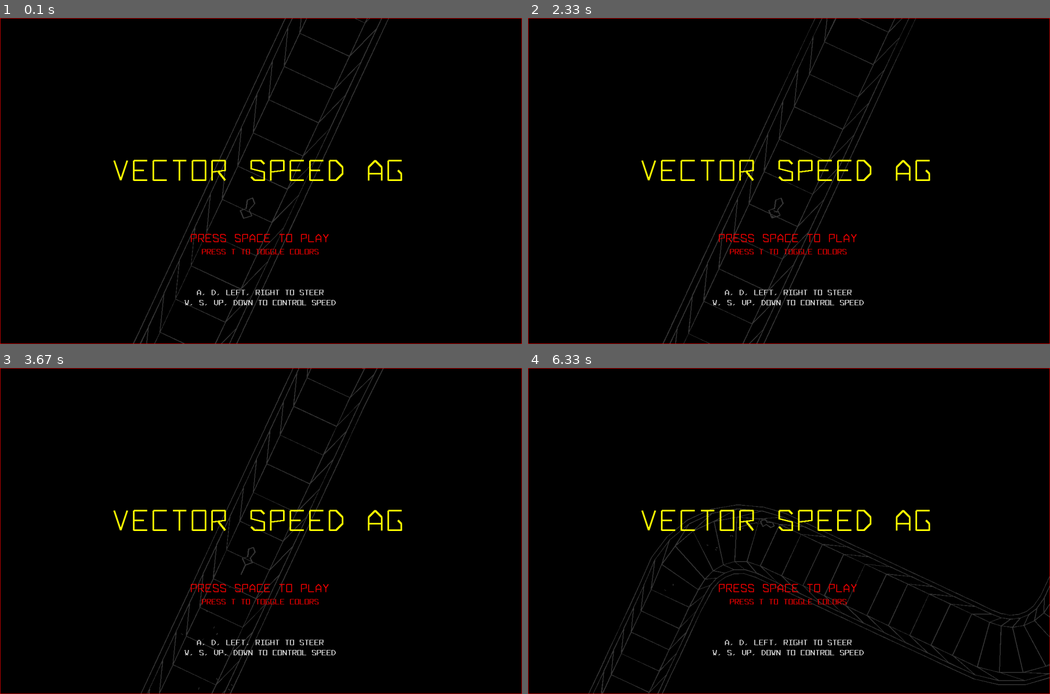
Above: before the commit, frames 1-4 (two rows, left to right).
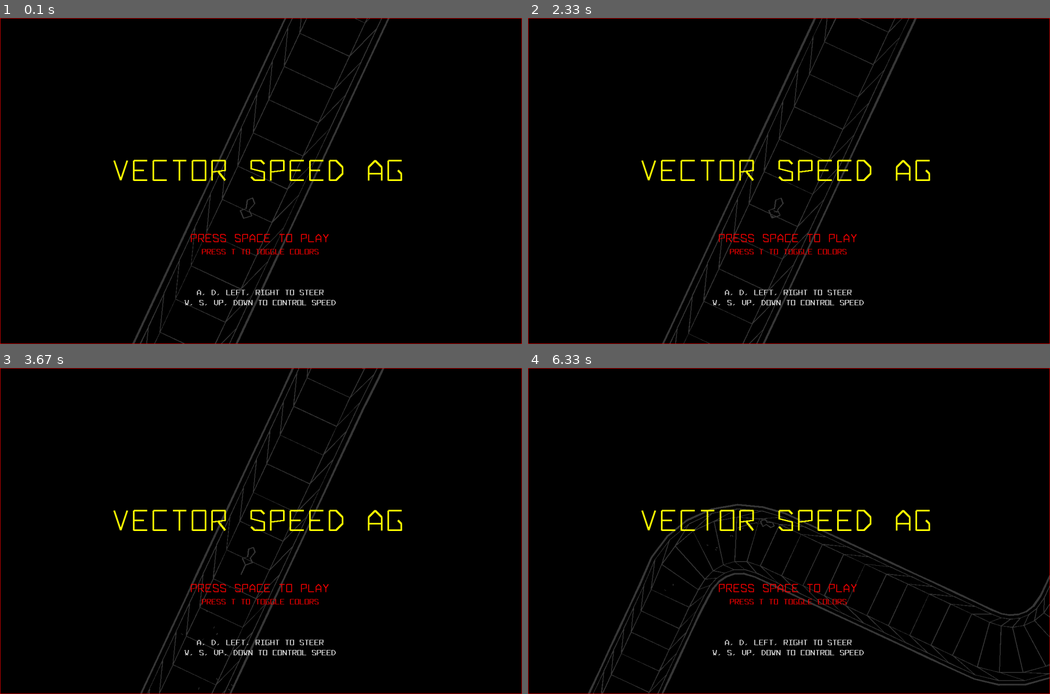
Above: after the commit, the same moments.

Repository: icedman/pygame_vector_speed
Game: pygame game, started from main.py
The game is run twice, just before and just after one commit, with the same random seed, the same clock (stepped at 60 frames per second) and the same inputs.
Inputs:
- Up to frame 1 (0.1 s): no input
- Up to frame 2 (2.33 s): hold Right 0.33-0.8 s; hold Up 0.83-1.3 s; hold Right 1.33-1.8 s; hold Left from 1.83 s (still down)
- Up to frame 3 (3.67 s): release Left at 2.37 s; hold Down 2.4-2.87 s; hold Left 2.9-3.37 s; hold Up from 3.4 s (still down)
- Up to frame 4 (6.33 s): release Up at 3.87 s; hold Right 3.9-4.53 s; hold Down 4.57-5.03 s; hold Left 5.07-5.53 s; hold Right 5.57-6.03 s; hold Up from 6.07 s (still down)

The runs differ from the first frame. In frame 1, 0.5% of the frame differs, in the area x 25-75%, y 0-100%; in frame 2, 0.5%; in frame 3, 0.5%; in frame 4, 0.8%, in the area x 11-100%, y 41-100%.

Commit message:
add overshoot (escape from collision detections) safety net

Diff:
--- a/demo.py
+++ b/demo.py
@@ -9,14 +9,121 @@
 from track import *
 
 
-class DemoScene(Scene):
-    track = TrackGenerator()
+class Frame(Scene):
+    ticks = 0
+    frameTicks = 0
+    text = ""
+    start = None
+    length = 2000
+    opts = None
+
+    def __init__(self, length, text="", start=None, opts=None):
+        _ = self
+        _.ticks = 0
+        _.frameTicks = 0
+        _.length = length
+        if text != None:
+            _.text = text
+        if start != None:
+            _.start = start
 
     def onEnter(self):
         pass
 
+    def onUpdate(self, dt):
+        if self.ticks == 0:
+            self.onEnter()
+        self.ticks += dt
+
+    def onRender(self, gfx):
+        size = [gameState.screenWidth, gameState.screenHeight]
+        tt = self.text.split("\n")
+        y = 0
+        for t in tt:
+            gfx.drawText(size[0] / 2, size[1] - 40 + y, t, 2)
+            y += 24
+
+
+class FrameLines(Frame):
+    segments = None
+
+    def onEnter(self):
+        track = TrackGenerator()
+        track.addSector([TrackSegment.randomArcSegment()])
+        self.segments = track.segments
+
+    def onRender(self, gfx):
+        Frame.onRender(self, gfx)
+        if self.segments == None:
+            return
+        size = [gameState.screenWidth, gameState.screenHeight]
+
+        # camera
+        segments = self.segments
+        midSegment = Floor(len(segments) / 2)
+        targetSegment = segments[midSegment]
+        mid = Floor(len(targetSegment.trackPoints) / 2)
+        targetPoint = targetSegment.trackPoints[mid].point
+
+        scale = 50
+        gfx.scale(scale, scale)
+        cam = gfx.transform(targetPoint)
+        if gameState.cam != None:
+            cam.scale(4).add(gameState.cam).scale(1 / 5)
+        gameState.cam = Vector.copy(cam)
+        gfx.translate(size[0] / 2 - cam.x, size[1] / 2 - cam.y)
+
+        # renderTrack(gfx, track.segments[0], gameState.player)
+        for segment in segments:
+            segment.color = [255, 0, 0]
+            renderSegment(
+                gfx,
+                segment,
+                False,
+                {
+                    "objects": False,
+                    "line": False,
+                    "section_track": True,
+                    "section_rail": False,
+                    "border": True,
+                    "rail": True,
+                    "track": True,
+                },
+            )
+
+
+class DemoScene(Scene):
+    ticks = 0
+    track = TrackGenerator()
+    frames = []
+
+    def onEnter(self):
+        _ = self
+        _.ticks = 0
+        _.frames = []
+        _.frames.append(FrameLines(2000, "123", None))
+        _.frames.append(Frame(2000, "456"))
+        _.frames.append(FrameLines(2000, "789"))
+        pass
+
     def onExit(self):
         pass
+
+    def getFrames(self, ticks):
+        res = []
+        totalLength = 0
+        for f in self.frames:
+            if f.start != None:
+                if ticks >= f.start and ticks < f.start + f.length:
+                    f.frameTicks = f.ticks + f.start
+                    res.append(f)
+                continue
+            s = totalLength
+            if ticks >= s and ticks < s + f.length:
+                f.frameTicks = f.ticks + s
+                res.append(f)
+            totalLength += f.length
+        return res
 
     def onUpdate(self, dt):
         _ = self
@@ -25,40 +132,21 @@
             gameState.done = True
             return
 
+        frames = _.getFrames(_.ticks)
+        for f in frames:
+            f.onUpdate(dt)
+
+        _.ticks += dt
+
     def onRender(self, gfx):
         _ = self
-        size = [gameState.screenWidth, gameState.screenHeight]
         track = _.track
 
         gfx.save()
         gfx.clear("black")
 
-        random.seed(0)
-
-        track.segments = []
-
-        # feature = track.defs["hairpin"][1]
-        # track.addSector(feature.copySegments())
-
-        # track.addSector([TrackSegment.randomLineSegment()])
-        track.addSector([TrackSegment.randomArcSegment()])
-
-        # camera
-        midSegment = Floor(len(track.segments)/2)
-        targetSegment = track.segments[midSegment]
-        mid = Floor(len(targetSegment.trackPoints)/2)
-        targetPoint = targetSegment.trackPoints[mid].point
-
-        scale = 20
-        gfx.scale(scale, scale)
-        cam = gfx.transform(targetPoint)
-        if gameState.cam != None:
-            cam.scale(4).add(gameState.cam).scale(1 / 5)
-        gameState.cam = Vector.copy(cam)
-        gfx.translate(size[0] / 2 - cam.x, size[1] / 2 - cam.y)
-
-        # renderTrack(gfx, track.segments[0], gameState.player)
-        for segment in track.segments:
-            renderSegment(gfx, segment, False, False)
+        frames = _.getFrames(_.ticks)
+        for f in frames:
+            f.onRender(gfx)
 
         gfx.restore()
--- a/main.py
+++ b/main.py
@@ -1,4 +1,6 @@
 import pygame
+import sys
+
 from maths import *
 from draw import Context
 from renderer import *
@@ -331,6 +333,10 @@
 sceneService.defs[SceneType.demo] = DemoScene()
 sceneService.enterScene(SceneType.menu)
 
+for arg in sys.argv:
+    if arg.startswith("-"):
+        gameState.pressed[arg[1:]] = True
+
 last_tick = 0
 while not gameState.done:
     tick = pygame.time.get_ticks()
--- a/renderer.py
+++ b/renderer.py
@@ -8,11 +8,24 @@
 debug = {"entityVectors": False, "steerAssist": False, "collisionPoints": False}
 
 
-def renderSegment(ctx, segment, dark=False, objects=True):
+def renderSegment(ctx, segment, dark=False, flags=None):
     ctx.saveAttributes()
     ctx.state.strokeWidth = 1
     if dark:
         ctx.state.forcedColor = "Grey23"
+
+    opts = {
+        "line": False,
+        "track": True,
+        "section_track": True,
+        "section_rail": True,
+        "rail": True,
+        "border": True,
+        "objects": True,
+    }
+    if flags != None:
+        for f in flags:
+            opts[f] = flags[f]
 
     points = []
     outerTrack = []
@@ -71,28 +84,35 @@
         if t == None:
             break
 
-    for i in range(0, len(outerTrack) - 1):
-        p1 = outerTrack[i]
-        p2 = innerTrack[i]
-        v1 = Vector(p1[0], p1[1])
-        v2 = Vector(p2[0], p2[1])
-        ctx.drawLine(p1[0], p1[1], p2[0], p2[1], "grey42")
-
-    for i in range(0, len(outerTrack) - 1):
-        p1 = outerTrack[i]
-        p2 = outerRail[i + 1]
-        ctx.drawLine(p1[0], p1[1], p2[0], p2[1], "grey42")
-        p1 = innerTrack[i]
-        p2 = innerRail[i + 1]
-        ctx.drawLine(p1[0], p1[1], p2[0], p2[1], "grey42")
-
-    # ctx.drawPolygonPoints(points, "grey42", False)
-    ctx.drawPolygonPoints(outerTrack, "grey42", False)
-    ctx.drawPolygonPoints(innerTrack, "grey42", False)
-    ctx.drawPolygonPoints(outerRail, segment.color, False)
-    ctx.drawPolygonPoints(innerRail, segment.color, False)
-    ctx.drawPolygonPoints(outerBorder, segment.color, False)
-    ctx.drawPolygonPoints(innerBorder, segment.color, False)
+    if opts["section_track"]:
+        for i in range(0, len(outerTrack) - 1):
+            p1 = outerTrack[i]
+            p2 = innerTrack[i]
+            v1 = Vector(p1[0], p1[1])
+            v2 = Vector(p2[0], p2[1])
+            ctx.drawLine(p1[0], p1[1], p2[0], p2[1], "grey42")
+
+    if opts["section_rail"]:
+        for i in range(0, len(outerTrack) - 1):
+            p1 = outerTrack[i]
+            p2 = outerRail[i + 1]
+            ctx.drawLine(p1[0], p1[1], p2[0], p2[1], "grey42")
+            p1 = innerTrack[i]
+            p2 = innerRail[i + 1]
+            ctx.drawLine(p1[0], p1[1], p2[0], p2[1], "grey42")
+
+    if opts["line"]:
+        ctx.drawPolygonPoints(points, "grey42", False)
+    if opts["track"]:
+        ctx.drawPolygonPoints(outerTrack, "grey42", False)
+        ctx.drawPolygonPoints(innerTrack, "grey42", False)
+    if opts["rail"]:
+        ctx.drawPolygonPoints(outerRail, segment.color, False)
+        ctx.drawPolygonPoints(innerRail, segment.color, False)
+    if opts["border"]:
+        ctx.state.strokeWidth = 4
+        ctx.drawPolygonPoints(outerBorder, segment.color, False)
+        ctx.drawPolygonPoints(innerBorder, segment.color, False)
 
     ctx.restore()
 
@@ -219,6 +239,9 @@
             ctx.drawPolygon(p2.x, p2.y, 0.25, 12, "cyan")
             ctx.drawLine(p1.x, p1.y, p2.x, p2.y, "cyan")
 
+    # if entity.last_valid_point != None:
+    # ctx.drawLine(entity.pos.x, entity.pos.y, entity.last_valid_point.point.x, entity.last_valid_point.point.y, "cyan")
+
     ctx.restore()
 
 
--- a/ship.py
+++ b/ship.py
@@ -17,6 +17,8 @@
     boost_t = 0
     damage_t = 0
     collide_t = 0
+
+    last_valid_point = None
 
     # parameters
     max_speed = 0.8
@@ -176,6 +178,19 @@
             for i in range(0, pre):
                 v = Vector.copy(vn).scale(((s + boostSpeed) * 20) / 1000 * dt / pre)
                 _.pos.add(v)
+
+                # off track net
+                if _.last_valid_point != None:
+                    dist = _.last_valid_point.point.distanceTo(_.pos)
+                    if dist > _.last_valid_point.segment.trackWidth * 1.5:
+                        pull = (
+                            Vector.copy(_.last_valid_point.point)
+                            .subtract(_.pos)
+                            .normalize()
+                            .scale(dist * 0.5)
+                        )
+                        _.pos.add(pull)
+
                 col = _.track.detectCollision(self)
                 if col != None:
                     _.collide_t = 200
--- a/track.py
+++ b/track.py
@@ -595,6 +595,12 @@
                 if isWithin and pdist < nearestDistance or nearestDistance == -1:
                     entity.trackPoint = p
                     nearestDistance = pdist
+
+                    if (
+                        entity.last_valid_point == None
+                        or p.index > entity.last_valid_point.index
+                    ):
+                        entity.last_valid_point = p
 
                 if pointIndex > 10:
                     return None
@@ -615,6 +621,9 @@
                             )
                             if dist == 0:
                                 return None
+
+                            # return None
+
                             return {
                                 "segment": seg,
                                 "force": dist,
Not shown, changed: readme.md
